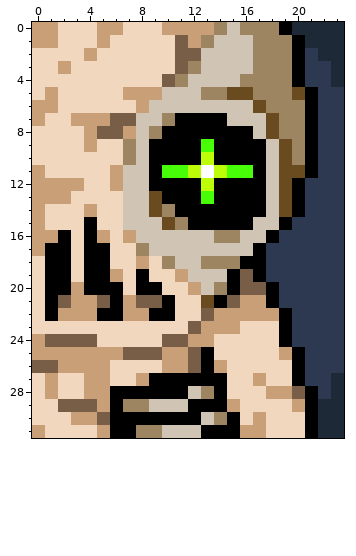
Edited in one commit: pixel-art sprite (sprites/Icons/sprSkillSelectiveFocusIcon.png). The picture above is the old version.
The file is 24x32 pixels.
After:
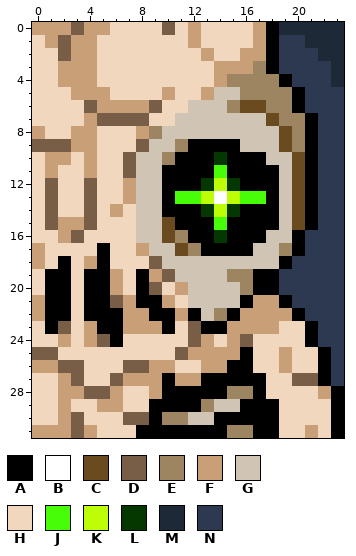
Palette (. is transparent): A #000000  B #ffffff  C #6a4b20  D #785e46  E #9d8562  F #c99f77  G #d0c5b4  H #f0d7be  J #48fd08  K #befd08  L #043800  M #1d2937  N #2c3950
Difference:
Changed rows in their new state; - is an unchanged pixel.
first column x 0:
 0 --FDF-H---DH-HHHHFAM----
 1 H-DFFH-----H-HHHHFANN---
 2 --DF-------HHFHHFFANN---
 3 ---FF------HHHFFF-ANN---
 4 --FFF-----HHHHFE---AN---
 5 -H-FFF-HHHFHHFGGE---AN--
 6 HH--DFFF-DHH---EC---AN--
 7 H--H-D--DHHGGGG---------
 8 F--F-HHHF-GGGGGGG-GC----
 9 DDDF---HDGGE-A--GG------
10 -FF-F--D-GE--AL----GC---
11 HF--F-HD-GAAAAJAA-AG----
12 HDHHD-HF-G---LKL--AGCA--
13 HDH-D--F-G-JJKBKJJAGCA--
14 HD--D-FH-GA--LKL--AGCA--
15 HDFFD--H---A--J--AAGCA--
16 HHFDHH-H--CEAALAAAGGA---
17 -HH-H---F--CEAAAAGGEA---
18 FH--F---HDG--GGGGGGA----
19 ---------FDG---EE-A-----
20 ---H--F--D-FG-GGEA------
21 F-AHAAD-AAF-GGGGA-FA----
22 F-AHA------FAGEA---FA---
23 -AD-FAAFFFA--AA-FFFHHA--
24 HHFHFDA---HHD--FD--HHA--
25 DDHHHHHHHHHDFFFFA---HHA-
26 FFDDHH-DDF-HHF-AA--FHHA-
27 -HFDHHDF-F-FF--AAA--DDAN
28 -HFFDDFHHF--AA-EEAHHHHFA
29 --FHH-FHHAAA-EGGAAA-HHHA
30 --FDHHHDD-EEG-A-AAA--HHA
31 -FFDFHHHAAAAA--EEAA--FHA
Boxes around the changes in both pictures, in picture pixels (x1, y1, x2, y2):
changed: (32, 22, 344, 438)
